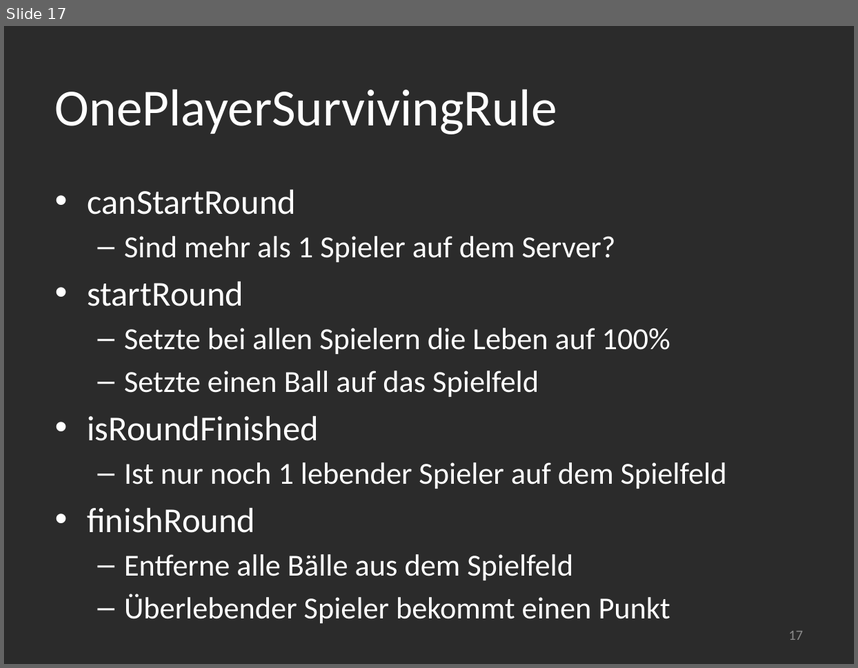
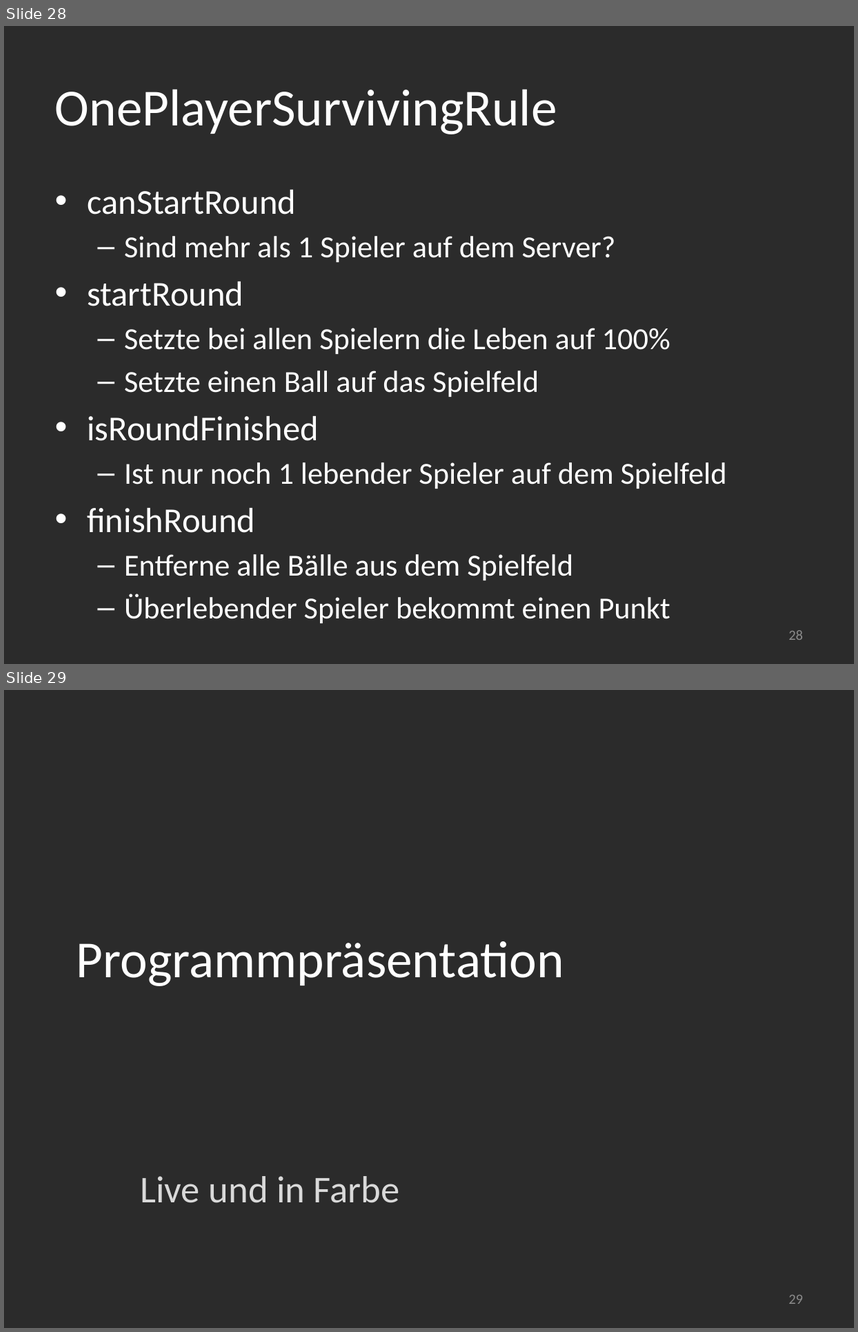
Before and after one commit to manuelTscholl/kubatsch, a slide deck: KuBatsch/docs/presentation/final.pptx. Shown one above the other, each under a label of ours: slide 17 before the commit, slides 28 and 29 after it. The pictures are 858x668 and 858x1332 pixels, drawn with LibreOffice and Linux fonts; fonts in the diff are those of the drawing; background and template pictures are left out; a plain dark background stands for a picture behind light text. Boxes give left, top, right and bottom in pixels: in the first picture for what was removed or moved away, otherwise in the second. Text is boxed around its words. In the diff, an @@ line names an element or a change of style, - is before the commit and + after.

```diff
--- a/KuBatsch/docs/presentation/final.pptx
+++ b/KuBatsch/docs/presentation/final.pptx
@@ slide 29 added at (4,690,854,1328), background picture (left out) @@
@@ title added at (76,941,564,986), 44 pt, text #FFFFFF @@
+Programmpräsentation
@@ subtitle added at (140,1176,400,1203), 32 pt, text #D9D9D9 @@
+Live und in Farbe
@@ page number added at (789,1294,803,1303), 12 pt, text #8C8C8C @@
+29
@@ what was slide 17 is now slide 28 @@
@@ page number at (789,630,803,639): text changed @@
-17
+28
```
Also in this commit, not shown: 5 slides changed, 7 other slides added, 1 slide removed, 1 other file.
